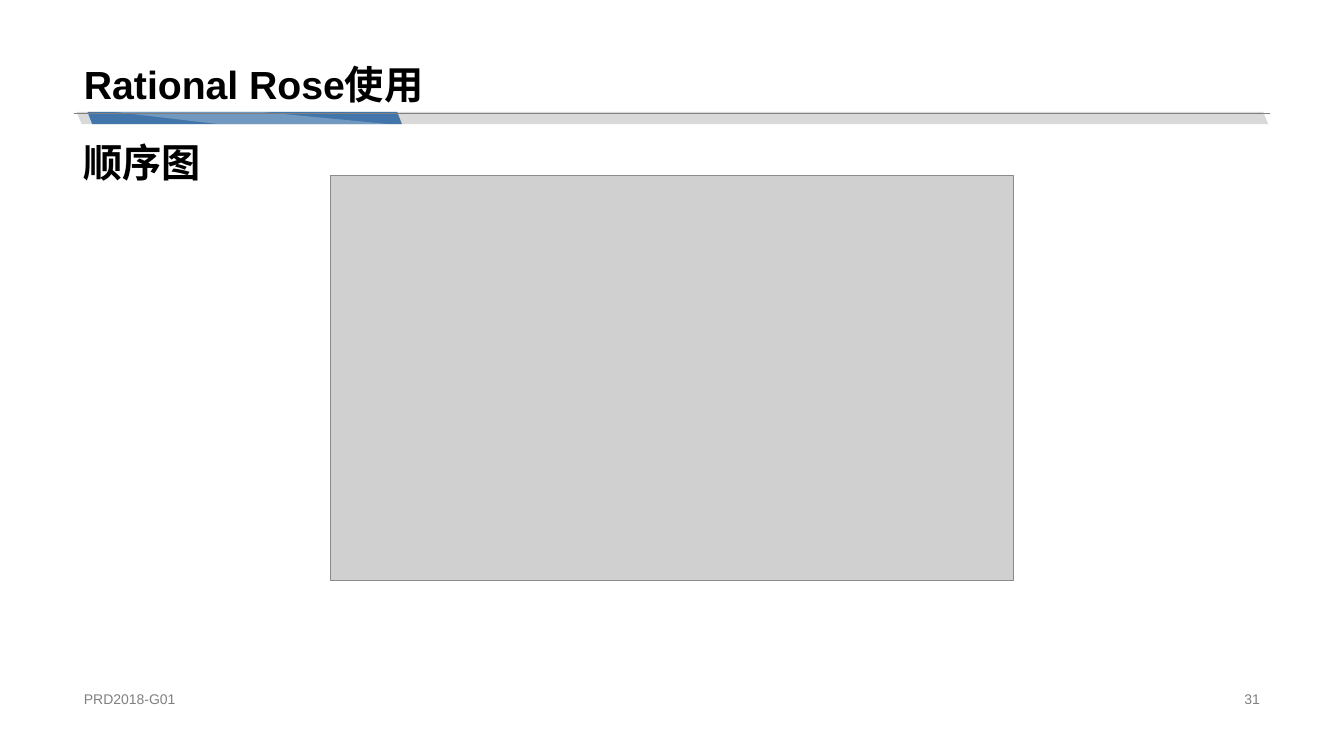
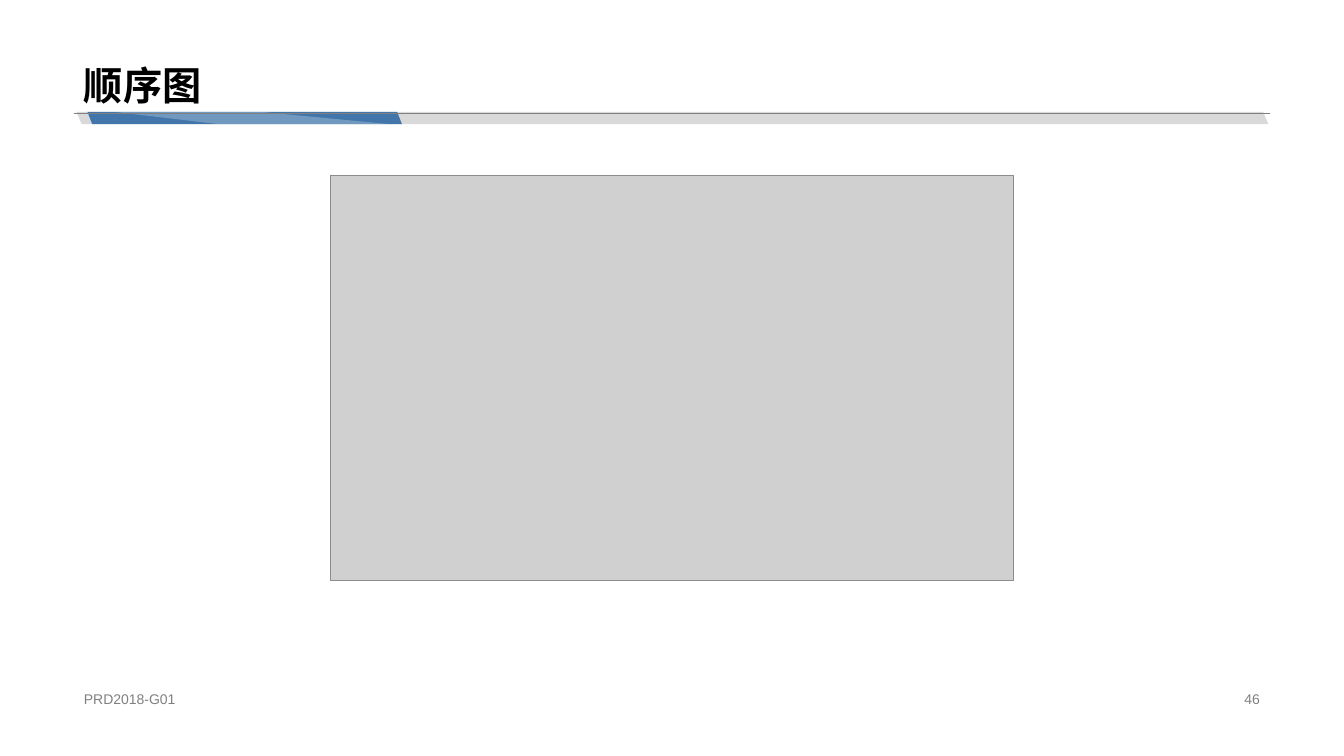
Before and after one commit to cchello/PRD2018-G01, a slide deck: slide 46 of 非受控文档/章奇妙/PRD2018-G01-UML工具：Rational Rose.pptx (slide 31 before the commit). Drawn at 1344x756 pixels with LibreOffice and Linux fonts; fonts in the diff are those of the drawing; grey boxes stand for pictures. Boxes give left, top, right and bottom in pixels: in the first picture for what was removed or moved away, otherwise in the second. Text is boxed around its words. In the diff, an @@ line names an element or a change of style, - is before the commit and + after.

```diff
--- a/非受控文档/章奇妙/PRD2018-G01-UML工具：Rational Rose.pptx
+++ b/非受控文档/章奇妙/PRD2018-G01-UML工具：Rational Rose.pptx
@@ title at [84, 66, 201, 104]: text changed @@
-Rational Rose使用
+顺序图
@@ text removed at [83, 143, 200, 181] @@
-顺序图
@@ page number at [1244, 694, 1260, 704]: text changed @@
-31
+46
```
Also in this commit, not shown: 24 other slides changed, 20 slides added, 2 slides removed.
